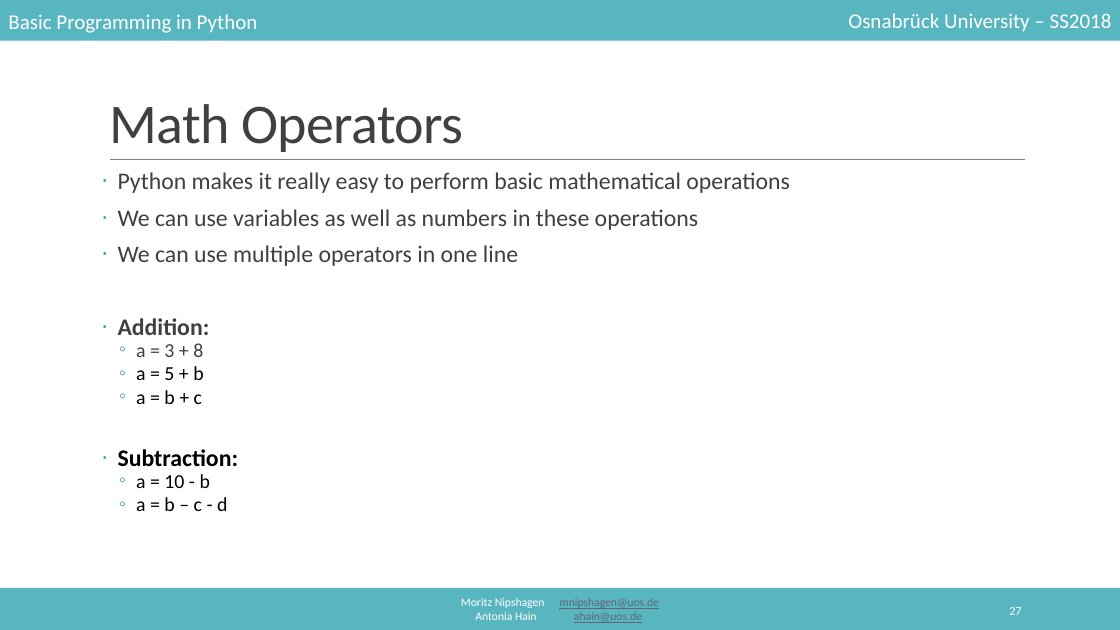
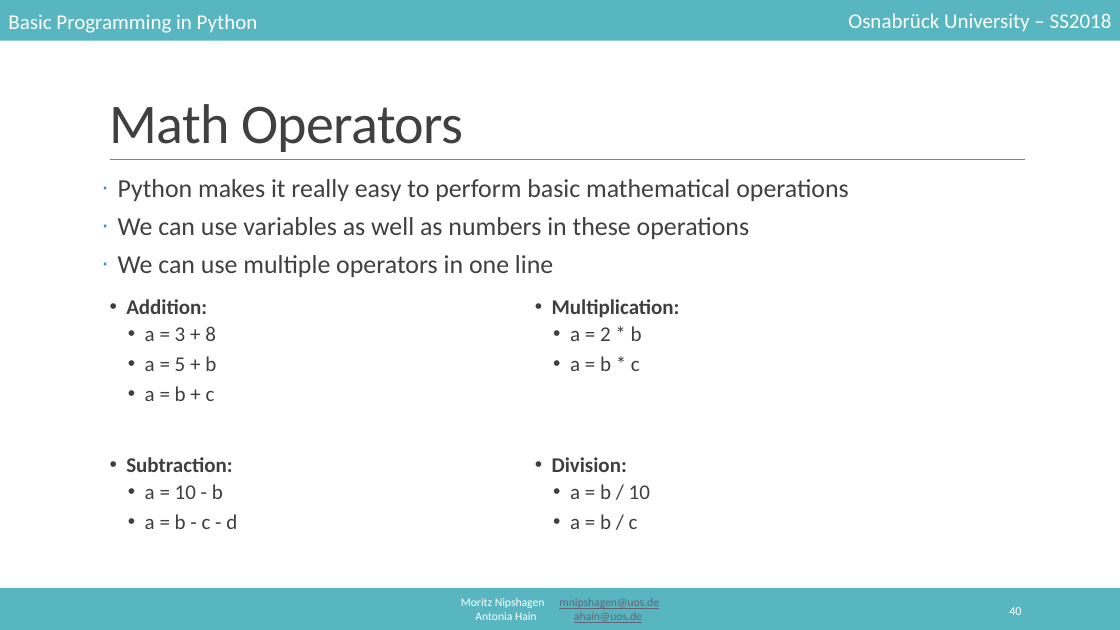
Before and after one commit to mnipshagen/monty, a slide deck: slide 40 of 2018/02/Syntax_and_variables.pptx (slide 27 before the commit). Drawn at 1120x630 pixels with LibreOffice and Linux fonts; fonts in the diff are those of the drawing. Boxes give left, top, right and bottom in pixels: in the first picture for what was removed or moved away, otherwise in the second. Text is boxed around its words. In the diff, an @@ line names an element or a change of style, - is before the commit and + after.

```diff
--- a/2018/02/Syntax_and_variables.pptx
+++ b/2018/02/Syntax_and_variables.pptx
@@ text "Python makes it really easy ..." at bbox=[118, 179, 849, 277]: size 20.4 to 22.2 pt @@
@@ text added at bbox=[126, 299, 237, 529], 18 pt, text #3F3F3F @@
+• Addition:
+  • a = 3 + 8
+  • a = 5 + b
+  • a = b + c
+• Subtraction:
+  • a = 10 - b
+  • a = b - c - d
@@ text added at bbox=[552, 299, 680, 529], 18 pt, text #3F3F3F, bold @@
+• Multiplication:
+  • a = 2 * b
+  • a = b * c
+• Division:
+  • a = b / 10
+  • a = b / c
@@ text at bbox=[118, 318, 239, 511]: paragraphs removed @@
-· Addition:
-  ◦ a = 3 + 8
-  ◦ a = 5 + b
-  ◦ a = b + c
-· Subtraction:
-  ◦ a = 10 - b
-  ◦ a = b – c - d
@@ page number at bbox=[1009, 607, 1021, 615]: text changed @@
-27
+40
```
Also in this commit, not shown: 20 other slides changed, 31 slides added, 1 other file.
